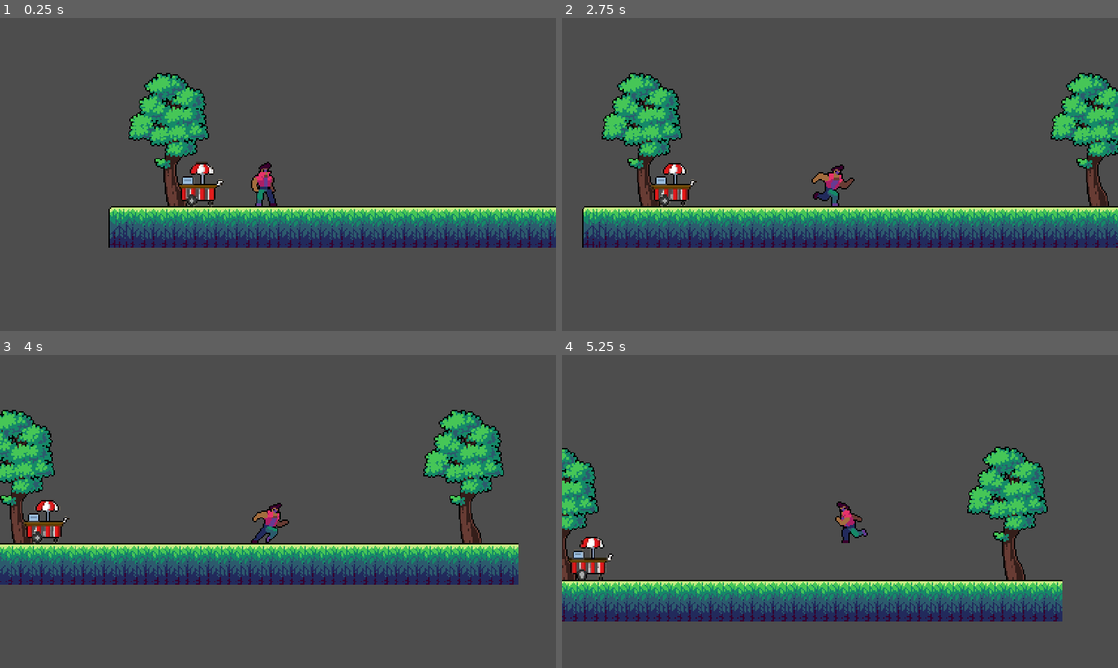
Above: before the commit, frames 1-4 (two rows, left to right).
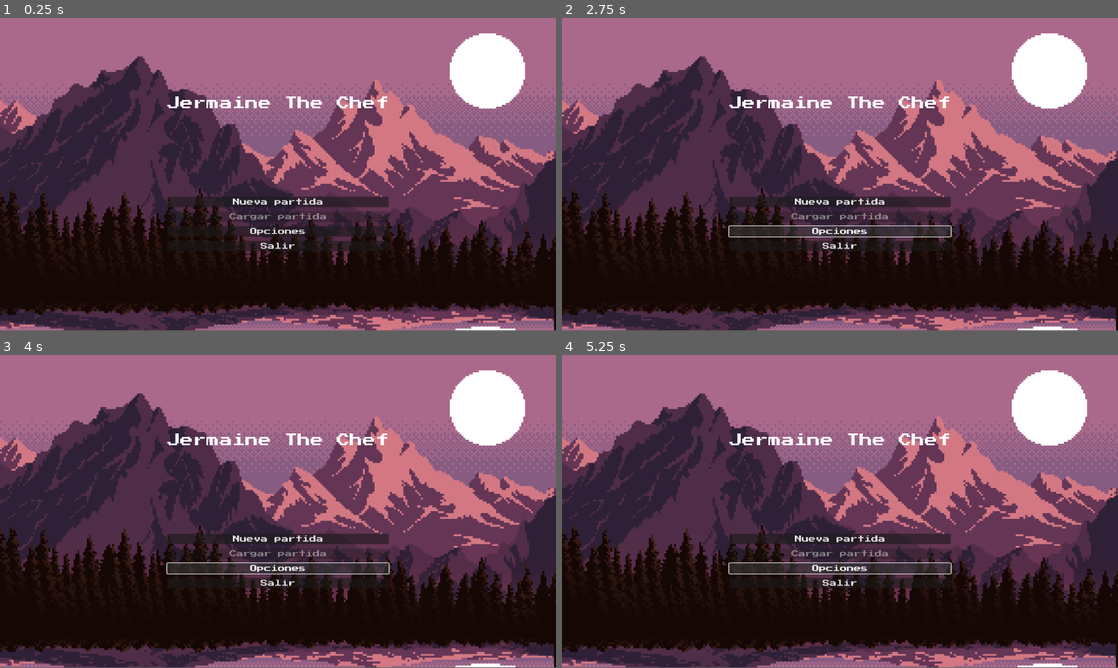
Above: after the commit, the same moments.

Repository: JajoScript/Jermaine
Game: Godot game, scene res://src/main.tscn
Same seed, same stepped clock (60 frames per second), same inputs: the game is played once before the commit and once after it. Before the commit the project starts from res://src/levels/Mundo_01.tscn.
Inputs (mouse positions are in pixels of both pictures, inside the frame that each line leads up to):
- Up to frame 1 (0.25 s): no input
- Up to frame 2 (2.75 s): click (840, 202) at 0.5 s, where only the run after the commit has a clickable "Nueva partida"; click (840, 230) at 1.25 s, where only the run after the commit has a clickable "Opciones"; hold D (move_right) from 2.03 s (still down)
- Up to frame 3 (4 s): release D (move_right) at 2.78 s; hold S (move_down) 2.78-3.53 s; hold D (move_right) from 3.53 s (still down)
- Up to frame 4 (5.25 s): release D (move_right) at 4.28 s; hold Space (move_up) 4.28-5.03 s; hold A (move_left) from 5.03 s (still down)
In our replay, the window is 800x451 before the commit and 800x450 after it. These sizes can differ from the game's own. Grey fills any space a smaller window leaves; there, only what the larger window draws over its background counts as a difference.

The runs differ from the first frame. In frame 1, 93% of the frame differs, in the area x 0-100%, y 0-100%; in frame 2, 93%; in frame 3, 93%; in frame 4, 94%.

Commit message:
nuevos cambios en el proyecto y nueva menu principal

Diff:
--- a/project.godot
+++ b/project.godot
@@ -11,14 +11,19 @@
 [application]
 
 config/name="Jermaine"
-run/main_scene="res://src/levels/Mundo_01.tscn"
+run/main_scene="res://src/main.tscn"
 config/features=PackedStringArray("4.0", "Forward Plus")
+boot_splash/bg_color=Color(0.0705882, 0.0117647, 0.0352941, 1)
+boot_splash/image="res://src/assets/splash/logo.png"
+boot_splash/fullsize=false
 config/icon="res://icon.svg"
+boot_splash/minimum_display_time=2000
 
 [display]
 
-window/size/viewport_width=426
-window/size/viewport_height=240
+window/size/viewport_width=1280
+window/size/viewport_height=720
+window/size/resizable=false
 window/size/window_width_override=1280
 window/size/window_height_override=720
 window/stretch/mode="viewport"
--- /dev/null
+++ b/src/main.tscn
@@ -0,0 +1,70 @@
+[gd_scene load_steps=4 format=3 uid="uid://d353mxeuv5xpt"]
+
+[ext_resource type="FontFile" uid="uid://o5gd3od23k32" path="res://src/assets/fonts/PressStart2P-Regular.ttf" id="1_kfghh"]
+[ext_resource type="Texture2D" uid="uid://dn32idlswtkbf" path="res://src/assets/splash/background.png" id="1_wouvm"]
+[ext_resource type="FontFile" uid="uid://dkx3hiorledy1" path="res://PressStart2P-Regular.ttf" id="2_un1ks"]
+
+[node name="Main" type="Node"]
+
+[node name="Sprite2D" type="Sprite2D" parent="."]
+position = Vector2(640, 360)
+texture = ExtResource("1_wouvm")
+
+[node name="MarginContainer" type="MarginContainer" parent="."]
+anchors_preset = 8
+anchor_left = 0.5
+anchor_top = 0.5
+anchor_right = 0.5
+anchor_bottom = 0.5
+offset_left = -640.0
+offset_top = -360.0
+offset_right = 640.0
+offset_bottom = 360.0
+grow_horizontal = 2
+grow_vertical = 2
+size_flags_horizontal = 6
+size_flags_vertical = 6
+theme_override_constants/margin_left = 20
+theme_override_constants/margin_top = 20
+theme_override_constants/margin_right = 20
+theme_override_constants/margin_bottom = 20
+
+[node name="VBoxContainer2" type="VBoxContainer" parent="MarginContainer"]
+layout_mode = 2
+size_flags_horizontal = 4
+size_flags_vertical = 4
+theme_override_constants/separation = 200
+
+[node name="Titulo" type="Label" parent="MarginContainer/VBoxContainer2"]
+layout_mode = 2
+theme_override_fonts/font = ExtResource("1_kfghh")
+theme_override_font_sizes/font_size = 30
+text = "Jermaine The Chef"
+horizontal_alignment = 1
+vertical_alignment = 1
+
+[node name="Contenedor botones" type="VBoxContainer" parent="MarginContainer/VBoxContainer2"]
+layout_mode = 2
+size_flags_vertical = 8
+theme_override_constants/separation = 10
+
+[node name="Nueva partida" type="Button" parent="MarginContainer/VBoxContainer2/Contenedor botones"]
+layout_mode = 2
+theme_override_fonts/font = ExtResource("2_un1ks")
+text = "Nueva partida"
+
+[node name="Cargar partida" type="Button" parent="MarginContainer/VBoxContainer2/Contenedor botones"]
+layout_mode = 2
+theme_override_fonts/font = ExtResource("2_un1ks")
+disabled = true
+text = "Cargar partida"
+
+[node name="Opciones" type="Button" parent="MarginContainer/VBoxContainer2/Contenedor botones"]
+layout_mode = 2
+theme_override_fonts/font = ExtResource("2_un1ks")
+text = "Opciones"
+
+[node name="Salir" type="Button" parent="MarginContainer/VBoxContainer2/Contenedor botones"]
+layout_mode = 2
+theme_override_fonts/font = ExtResource("2_un1ks")
+text = "Salir"
--- /dev/null
+++ b/src/screens/MainScreen/main.tscn
@@ -0,0 +1,70 @@
+[gd_scene load_steps=4 format=3 uid="uid://2ju0wc3wnkf5"]
+
+[ext_resource type="Texture2D" uid="uid://dn32idlswtkbf" path="res://src/assets/splash/background.png" id="1_b8nnw"]
+[ext_resource type="FontFile" uid="uid://o5gd3od23k32" path="res://src/assets/fonts/PressStart2P-Regular.ttf" id="2_q7gc3"]
+[ext_resource type="FontFile" uid="uid://dkx3hiorledy1" path="res://PressStart2P-Regular.ttf" id="3_dgbnk"]
+
+[node name="MainScreen" type="Node"]
+
+[node name="Sprite2D" type="Sprite2D" parent="."]
+position = Vector2(640, 360)
+texture = ExtResource("1_b8nnw")
+
+[node name="MarginContainer" type="MarginContainer" parent="."]
+anchors_preset = 8
+anchor_left = 0.5
+anchor_top = 0.5
+anchor_right = 0.5
+anchor_bottom = 0.5
+offset_left = -640.0
+offset_top = -360.0
+offset_right = 640.0
+offset_bottom = 360.0
+grow_horizontal = 2
+grow_vertical = 2
+size_flags_horizontal = 6
+size_flags_vertical = 6
+theme_override_constants/margin_left = 20
+theme_override_constants/margin_top = 20
+theme_override_constants/margin_right = 20
+theme_override_constants/margin_bottom = 20
+
+[node name="VBoxContainer2" type="VBoxContainer" parent="MarginContainer"]
+layout_mode = 2
+size_flags_horizontal = 4
+size_flags_vertical = 4
+theme_override_constants/separation = 200
+
+[node name="Titulo" type="Label" parent="MarginContainer/VBoxContainer2"]
+layout_mode = 2
+theme_override_fonts/font = ExtResource("2_q7gc3")
+theme_override_font_sizes/font_size = 30
+text = "Jermaine The Chef"
+horizontal_alignment = 1
+vertical_alignment = 1
+
+[node name="Contenedor botones" type="VBoxContainer" parent="MarginContainer/VBoxContainer2"]
+layout_mode = 2
+size_flags_vertical = 8
+theme_override_constants/separation = 10
+
+[node name="Nueva partida" type="Button" parent="MarginContainer/VBoxContainer2/Contenedor botones"]
+layout_mode = 2
+theme_override_fonts/font = ExtResource("3_dgbnk")
+text = "Nueva partida"
+
+[node name="Cargar partida" type="Button" parent="MarginContainer/VBoxContainer2/Contenedor botones"]
+layout_mode = 2
+theme_override_fonts/font = ExtResource("3_dgbnk")
+disabled = true
+text = "Cargar partida"
+
+[node name="Opciones" type="Button" parent="MarginContainer/VBoxContainer2/Contenedor botones"]
+layout_mode = 2
+theme_override_fonts/font = ExtResource("3_dgbnk")
+text = "Opciones"
+
+[node name="Salir" type="Button" parent="MarginContainer/VBoxContainer2/Contenedor botones"]
+layout_mode = 2
+theme_override_fonts/font = ExtResource("3_dgbnk")
+text = "Salir"
Binary file added: PressStart2P-Regular.ttf
Not shown, added: PressStart2P-Regular.ttf.import
Binary file added: src/assets/fonts/PressStart2P-Regular.ttf
Not shown, added: src/assets/fonts/PressStart2P-Regular.ttf.import
Binary file added: src/assets/splash/background.png
Not shown, added: src/assets/splash/background.png.import
Binary file added: src/assets/splash/logo.png
Not shown, added: src/assets/splash/logo.png.import
